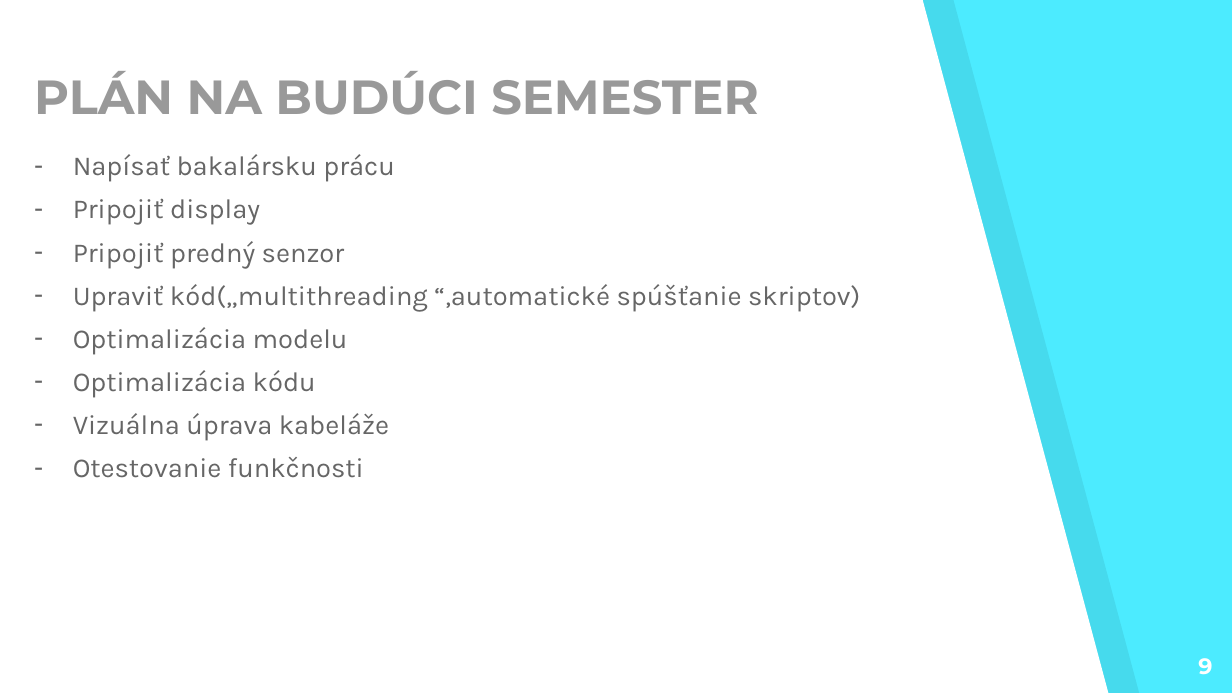
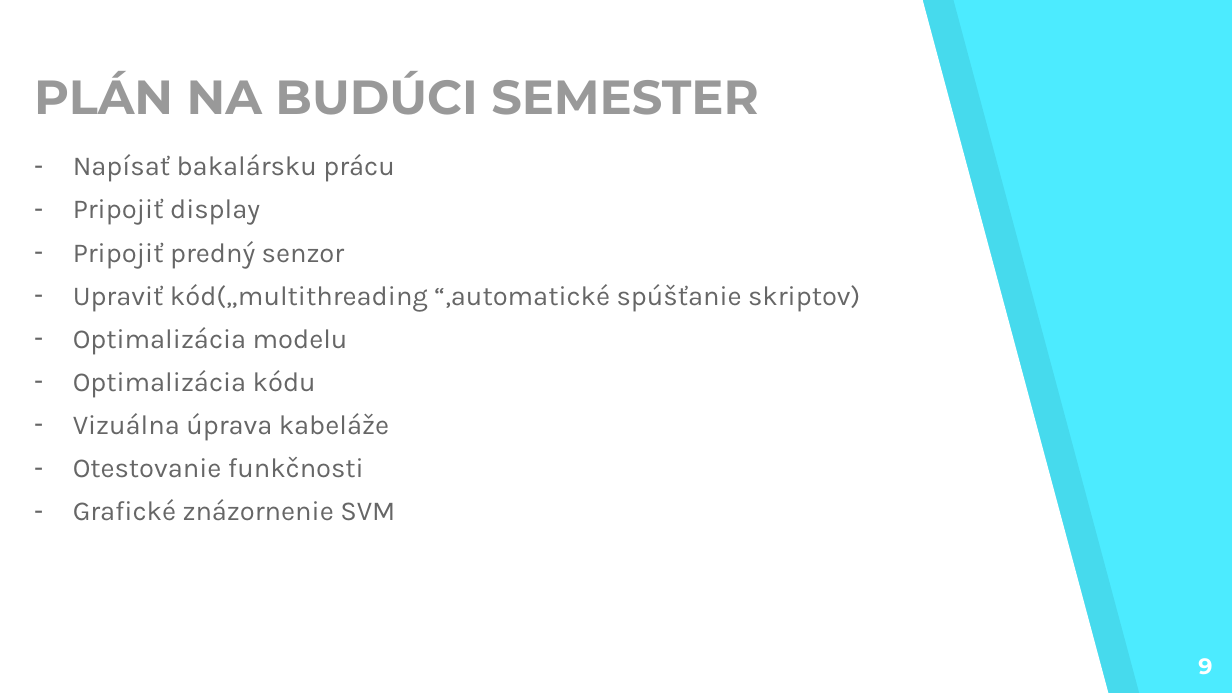
Before and after one commit to TvarozekRastislav/Little-M, a slide deck: slide 9 of presentation/BP-prezentácia.pptx. Drawn at 1232x693 pixels with LibreOffice and Linux fonts; fonts in the diff are those of the drawing. Boxes give left, top, right and bottom in pixels: in the first picture for what was removed or moved away, otherwise in the second. Text is boxed around its words. In the diff, an @@ line names an element or a change of style, - is before the commit and + after.

```diff
--- a/presentation/BP-prezentácia.pptx
+++ b/presentation/BP-prezentácia.pptx
@@ text at bbox=[73, 499, 395, 521]: paragraph added @@
+– Grafické znázornenie SVM
```
Also in this commit, not shown: 4 other files.
